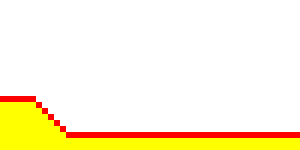
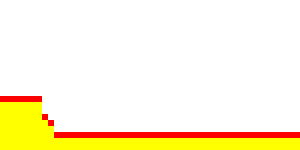
Layered file, before and after one edit (300x150). Changes by layer:
painted on "Layer 1" over [36, 96, 66, 138]
